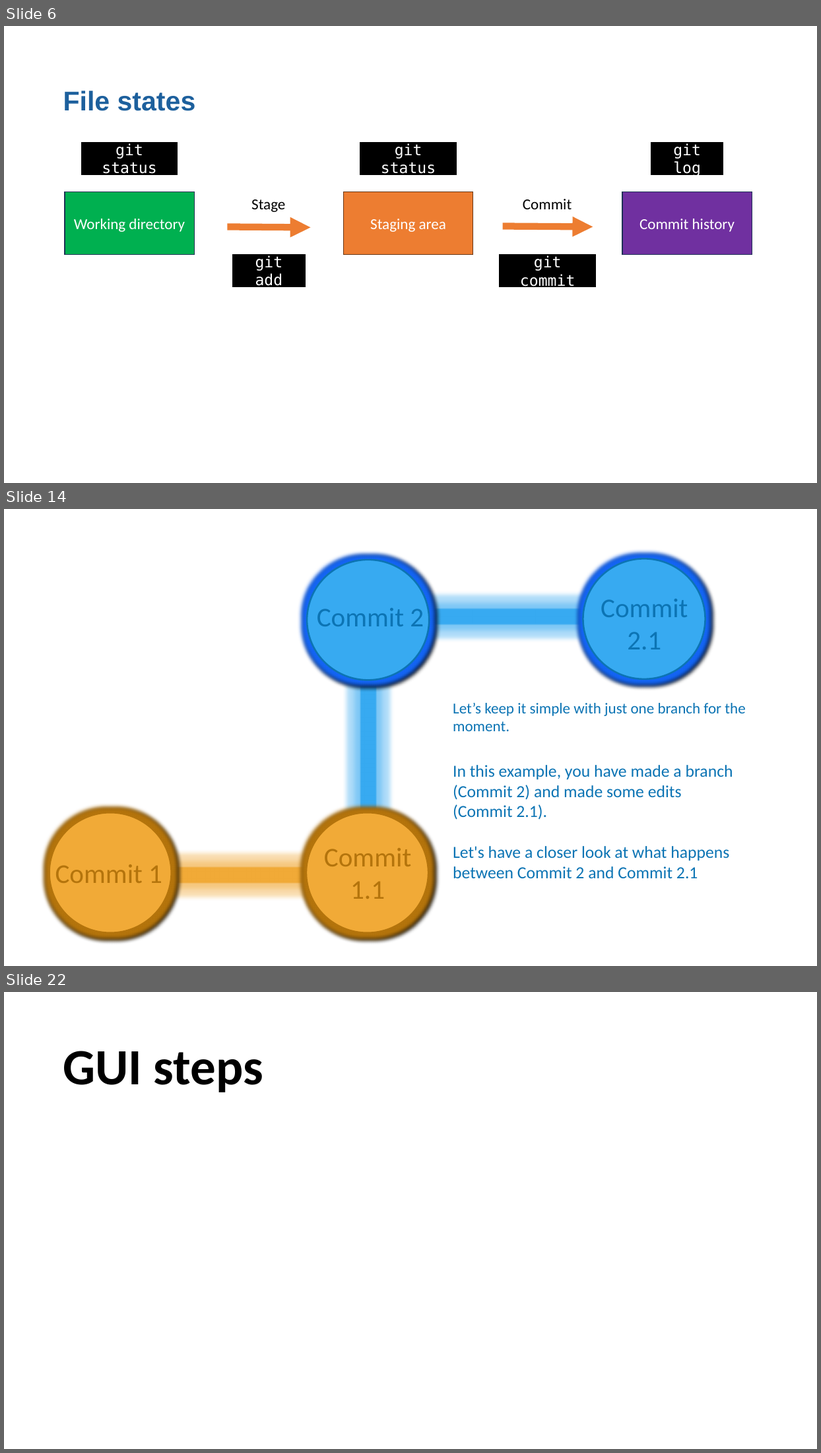
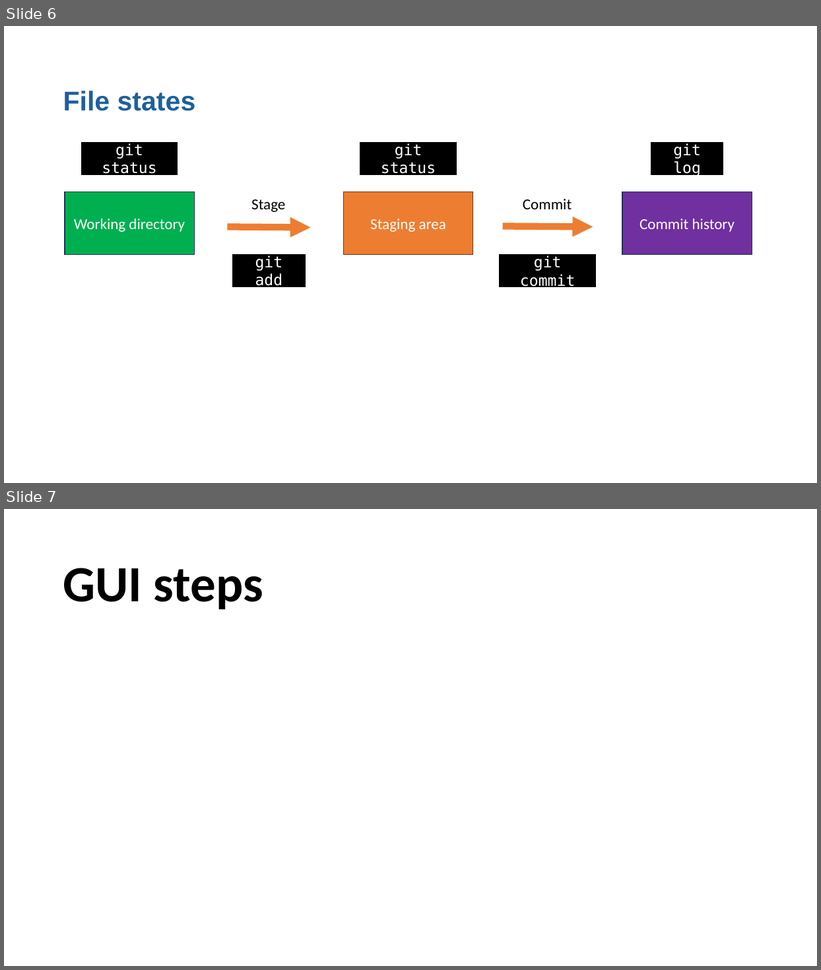
Before and after one commit to moj-analytical-services/intro_to_github_training, a slide deck: GitGitHub slides.pptx. Shown one above the other, each under a label of ours: slides 6, 14 and 22 before the commit, slides 6 and 7 after it; the slides between them are not shown. The pictures are 821x1453 and 821x970 pixels, drawn with LibreOffice and Linux fonts; fonts in the diff are those of the drawing. Boxes give left, top, right and bottom in pixels: in the first picture for what was removed or moved away, otherwise in the second. Text is boxed around its words. In the diff, an @@ line names an element or a change of style, - is before the commit and + after.

```diff
--- a/GitGitHub slides.pptx
+++ b/GitGitHub slides.pptx
@@ slide 14 removed at box(4, 509, 817, 966), background #FFFFFF @@
@@ ellipse removed at box(307, 560, 429, 681) @@
@@ ellipse removed at box(583, 559, 706, 680) @@
@@ text removed at box(601, 599, 688, 650) @@
-Commit 2.1
@@ text removed at box(317, 608, 424, 626) @@
-Commit 2
@@ rectangle removed at box(422, 609, 587, 623) @@
@@ rectangle removed at box(362, 670, 375, 821) @@
@@ text removed at box(453, 703, 745, 731) @@
-Let’s keep it simple with just one branch for the moment.
@@ text removed at box(453, 765, 733, 879) @@
-In this example, you have made a branch (Commit 2) and made some edits (Commit 2.1).
-Let's have a closer look at what happens between Commit 2 and Commit 2.1
@@ ellipse removed at box(49, 813, 171, 933) @@
@@ ellipse removed at box(306, 813, 428, 933) @@
@@ text removed at box(55, 865, 162, 883) @@
-Commit 1
@@ text removed at box(324, 848, 411, 899) @@
-Commit
-1.1
@@ rectangle removed at box(167, 868, 318, 882) @@
@@ what was slide 22 is now slide 7 @@
```
Also in this commit, not shown: 14 other slides removed.
